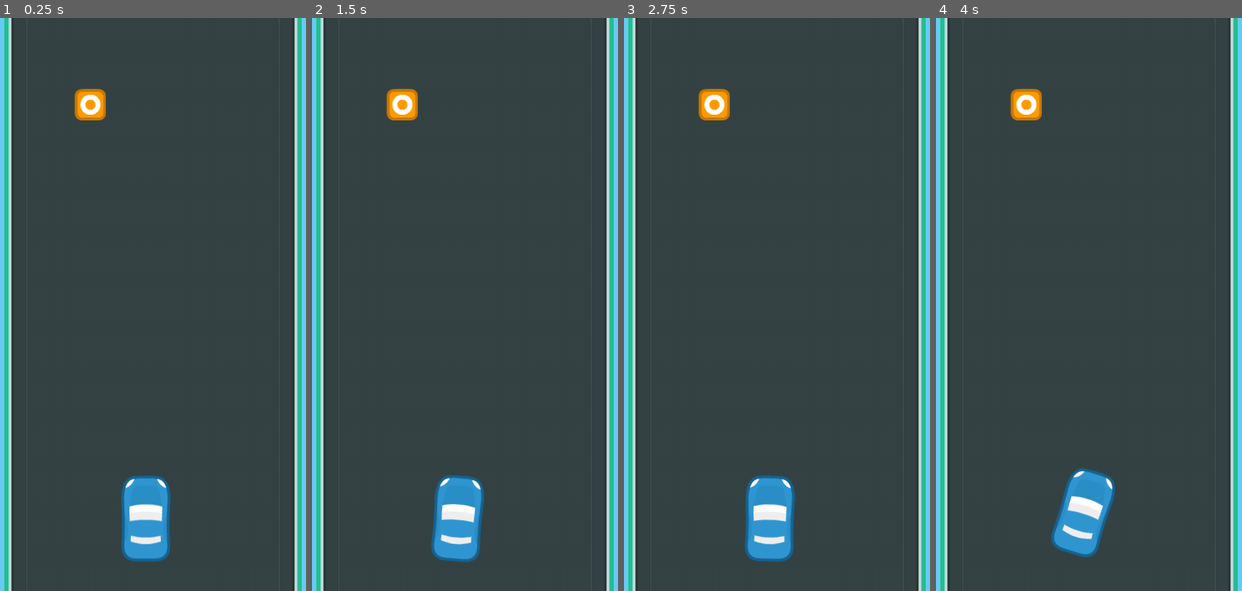
Above: before the commit, frames 1-4 (left to right).
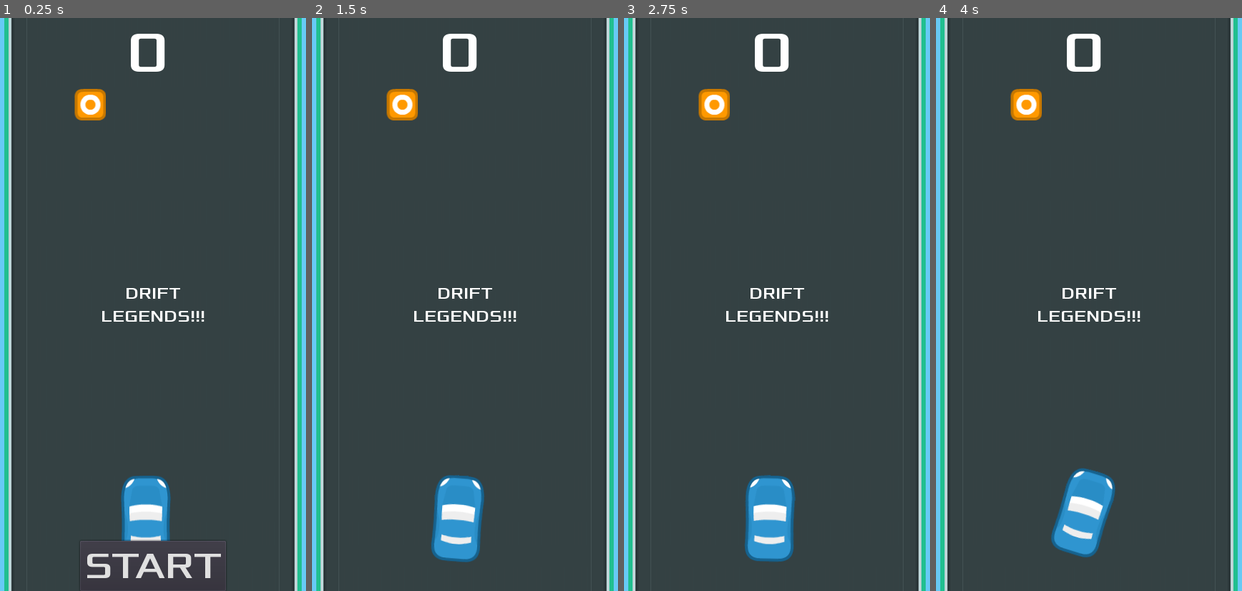
Above: after the commit, the same moments.

Repository: 20Deepshikha/final-project-gameteam
Game: Godot game, scene res://Game.tscn
Two runs of this game, one before a commit and one after it. Both use one fixed random seed, a clock stepped at 60 frames per second and the inputs below.
Inputs (mouse positions are in pixels of both pictures, inside the frame that each line leads up to):
- Up to frame 1 (0.25 s): no input
- Up to frame 2 (1.5 s): click (465, 568) at 0.5 s, where only the run after the commit has a clickable "START"; tap Enter at 1.25 s; hold Right (ui_right) from 1.28 s (still down)
- Up to frame 3 (2.75 s): release Right (ui_right) at 2.03 s; hold Left (ui_left) from 2.03 s (still down)
- Up to frame 4 (4 s): release Left (ui_left) at 2.78 s; hold Right (ui_right) 2.78-3.53 s; hold Up (ui_up) from 3.53 s (still down)

The runs differ from the first frame. In frame 1, 2.3% of the frame differs, in the area x 26-74%, y 2-98%; in frame 2, 0.9%; in frame 3, 0.9%; in frame 4, 0.9%.
Error after the commit: Parse Error: The identifier "DeathCount" isn't declared in the current scope. (res://Game.gd:22)

Commit message:
Created Hud and Signals

Diff:
--- /dev/null
+++ b/Game.gd
@@ -0,0 +1,30 @@
+extends Node2D
+
+
+# Declare member variables here. Examples:
+# var a = 2
+# var b = "text"
+
+
+# Called when the node enters the scene tree for the first time.
+func _ready():
+	pass # Replace with function body.
+
+
+# Called every frame. 'delta' is the elapsed time since the previous frame.
+#func _process(delta):
+#	pass
+func new_game():
+	$StaticBody2D.show()
+	$StaticBody2D/Heart1.show()
+	$StaticBody2D/Heart2.show()
+	$StaticBody2D/Heart3.show()
+	DeathCount = 0
+	get_tree().call_group("mobs", "queue_free")
+	$Music.play()
+	score = 0
+	$Player.start($StartPosition.position)
+	$StartTimer.start()
+	$HUD.update_score(score)
+	$HUD.show_message("Get Ready")
+	$HUD/HighScore.hide()
--- a/Game.tscn
+++ b/Game.tscn
@@ -1,8 +1,10 @@
-[gd_scene load_steps=11 format=2]
+[gd_scene load_steps=13 format=2]
 
 [ext_resource path="res://Road.tscn" type="PackedScene" id=1]
 [ext_resource path="res://car.tscn" type="PackedScene" id=2]
 [ext_resource path="res://cone_obstacle.tscn" type="PackedScene" id=3]
+[ext_resource path="res://HUD.tscn" type="PackedScene" id=4]
+[ext_resource path="res://Game.gd" type="Script" id=5]
 
 [sub_resource type="RectangleShape2D" id=1]
 extents = Vector2( 41, 1346.5 )
@@ -27,6 +29,7 @@
 
 [node name="Game" type="Node2D"]
 position = Vector2( 0, -1 )
+script = ExtResource( 5 )
 
 [node name="Road" parent="." instance=ExtResource( 1 )]
 cell_size = Vector2( 32, 64 )
@@ -109,6 +112,8 @@
 position = Vector2( 288, -5095 )
 shape = SubResource( 7 )
 
+[node name="HUD" parent="." instance=ExtResource( 4 )]
+
+[connection signal="body_entered" from="Area2D" to="car" method="_on_Area2D_body_entered"]
 [connection signal="body_entered" from="Area2D" to="car" method="when_touches_side_of_road"]
-[connection signal="body_entered" from="Area2D" to="car" method="_on_Area2D_body_entered"]
 [connection signal="body_entered" from="Area2D2" to="car" method="on_car_reaches_end"]
--- a/HUD.gd
+++ b/HUD.gd
@@ -1,12 +1,7 @@
 extends CanvasLayer
-
 signal start_game
-# Declare member variables here. Examples:
-# var a = 2
-# var b = "text"
 
 
-# Called when the node enters the scene tree for the first time.
 func show_message(text):
 	$Message.text = text
 	$Message.show()
@@ -15,18 +10,22 @@
 func show_game_over():
 	show_message("Game Over")
 	# Wait until the MessageTimer has counted down.
-	await $MessageTimer.timeout
+	yield($MessageTimer, "timeout")
 
-	$Message.text = "Dodge the\nCreeps!"
+	$Message.text = "Drift Legends!"
 	$Message.show()
 	# Make a one-shot timer and wait for it to finish.
-	await get_tree().create_timer(1.0).timeout
+	yield(get_tree().create_timer(1), "timeout")
 	$StartButton.show()
+
 func update_score(score):
 	$ScoreLabel.text = str(score)
-func _on_start_button_pressed():
+func update_Highscore(Highscore):
+	$HighScore.text = "HighScore\n" + str(Highscore)
+
+func _on_StartButton_pressed():
 	$StartButton.hide()
-	start_game.emit()
+	emit_signal("start_game")
 
-func _on_message_timer_timeout():
+func _on_MessageTimer_timeout():
 	$Message.hide()
--- a/HUD.tscn
+++ b/HUD.tscn
@@ -1,12 +1,22 @@
-[gd_scene load_steps=3 format=2]
+[gd_scene load_steps=6 format=2]
 
 [ext_resource path="res://Xolonium-Regular.ttf" type="DynamicFontData" id=1]
+[ext_resource path="res://HUD.gd" type="Script" id=2]
 
 [sub_resource type="DynamicFont" id=1]
 size = 80
 font_data = ExtResource( 1 )
 
+[sub_resource type="DynamicFont" id=2]
+size = 23
+font_data = ExtResource( 1 )
+
+[sub_resource type="DynamicFont" id=3]
+size = 52
+font_data = ExtResource( 1 )
+
 [node name="HUD" type="CanvasLayer"]
+script = ExtResource( 2 )
 
 [node name="ScoreLabel" type="Label" parent="."]
 anchor_left = 0.5
@@ -22,10 +32,11 @@
 anchor_top = 0.5
 anchor_right = 0.5
 anchor_bottom = 0.5
-margin_left = -20.0
-margin_top = -7.0
-margin_right = 20.0
-margin_bottom = 7.0
+margin_left = -74.0
+margin_top = -30.5
+margin_right = 74.0
+margin_bottom = 30.5
+custom_fonts/font = SubResource( 2 )
 text = "DRIFT LEGENDS!!!"
 align = 1
 valign = 1
@@ -36,11 +47,15 @@
 anchor_top = 1.0
 anchor_right = 0.5
 anchor_bottom = 1.0
-margin_left = -25.0
-margin_top = -20.0
-margin_right = 25.0
+margin_left = -102.0
+margin_top = -70.0
+margin_right = 102.0
+custom_fonts/font = SubResource( 3 )
 text = "START"
 
 [node name="MessageTimer" type="Timer" parent="."]
 wait_time = 2.0
 one_shot = true
+
+[connection signal="pressed" from="StartButton" to="." method="_on_StartButton_pressed"]
+[connection signal="timeout" from="MessageTimer" to="." method="_on_MessageTimer_timeout"]
